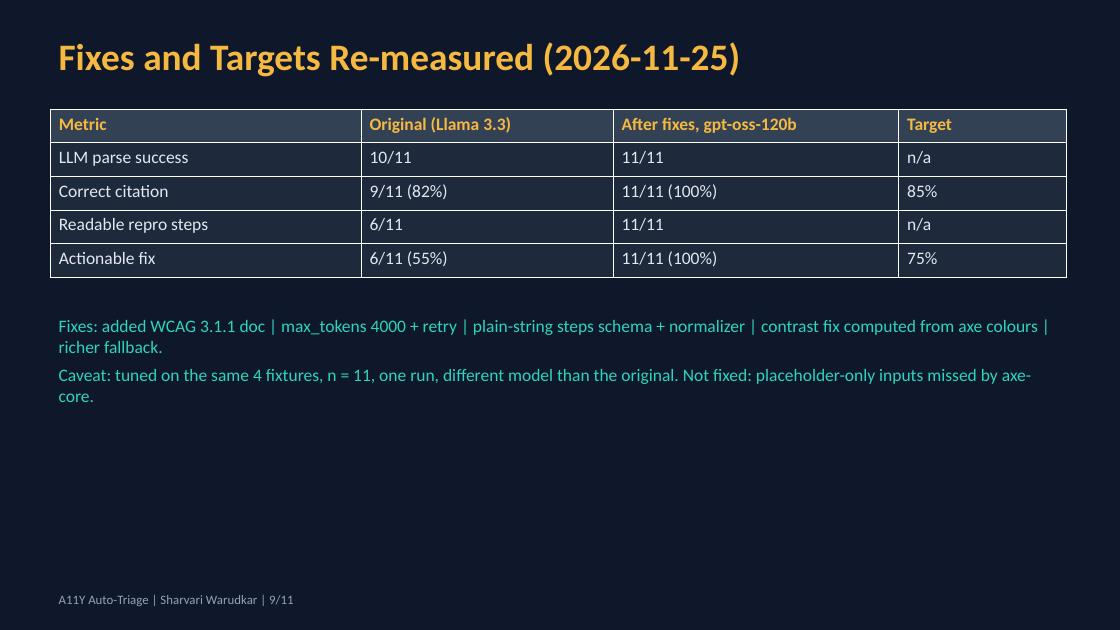
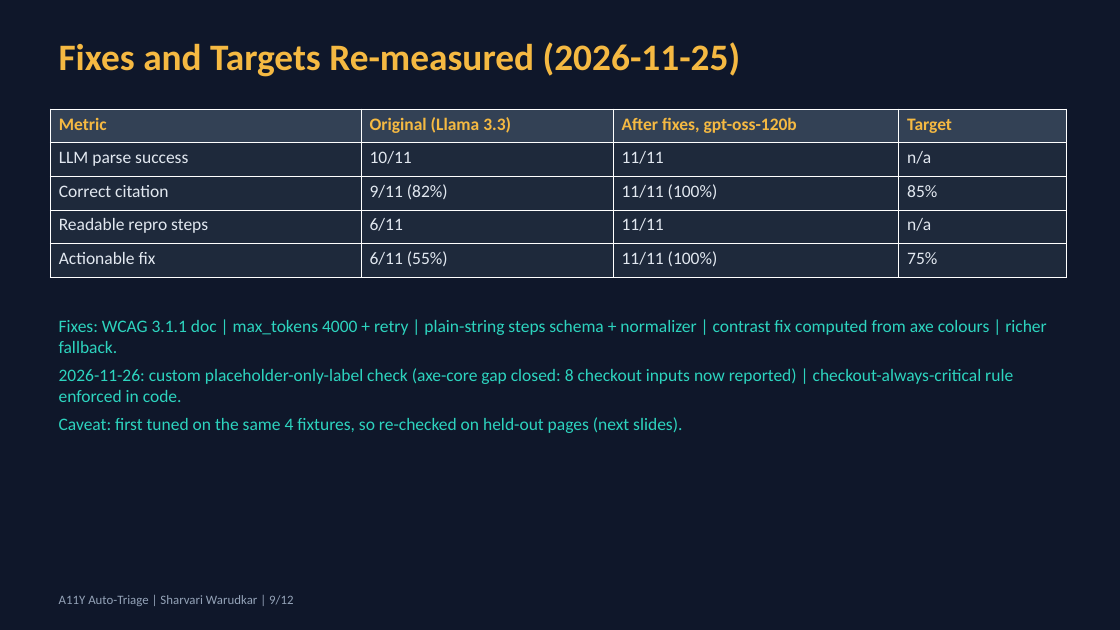
Before and after one commit to Sharvari-Warudkar/a11y-auto-triage, a slide deck: slide 9 of evidence/L1-a11y-auto-traige-presentation.pptx. Drawn at 1120x630 pixels with LibreOffice and Linux fonts; fonts in the diff are those of the drawing. Boxes give left, top, right and bottom in pixels: in the first picture for what was removed or moved away, otherwise in the second. Text is boxed around its words. In the diff, an @@ line names an element or a change of style, - is before the commit and + after.

```diff
--- a/evidence/L1-a11y-auto-traige-presentation.pptx
+++ b/evidence/L1-a11y-auto-traige-presentation.pptx
@@ text at [59,320,1046,433]: text changed @@
-Fixes: added WCAG 3.1.1 doc | max_tokens 4000 + retry | plain-string steps schema + normalizer | contrast fix computed from axe colours | richer fallback.
-Caveat: tuned on the same 4 fixtures, n = 11, one run, different model than the original. Not fixed: placeholder-only inputs missed by axe-core.
+Fixes: WCAG 3.1.1 doc | max_tokens 4000 + retry | plain-string steps schema + normalizer | contrast fix computed from axe colours | richer fallback.
+2026-11-26: custom placeholder-only-label check (axe-core gap closed: 8 checkout inputs now reported) | checkout-always-critical rule enforced in code.
+Caveat: first tuned on the same 4 fixtures, so re-checked on held-out pages (next slides).
```
Also in this commit, not shown: 9 other slides changed, 1 slide added, 33 other files.
